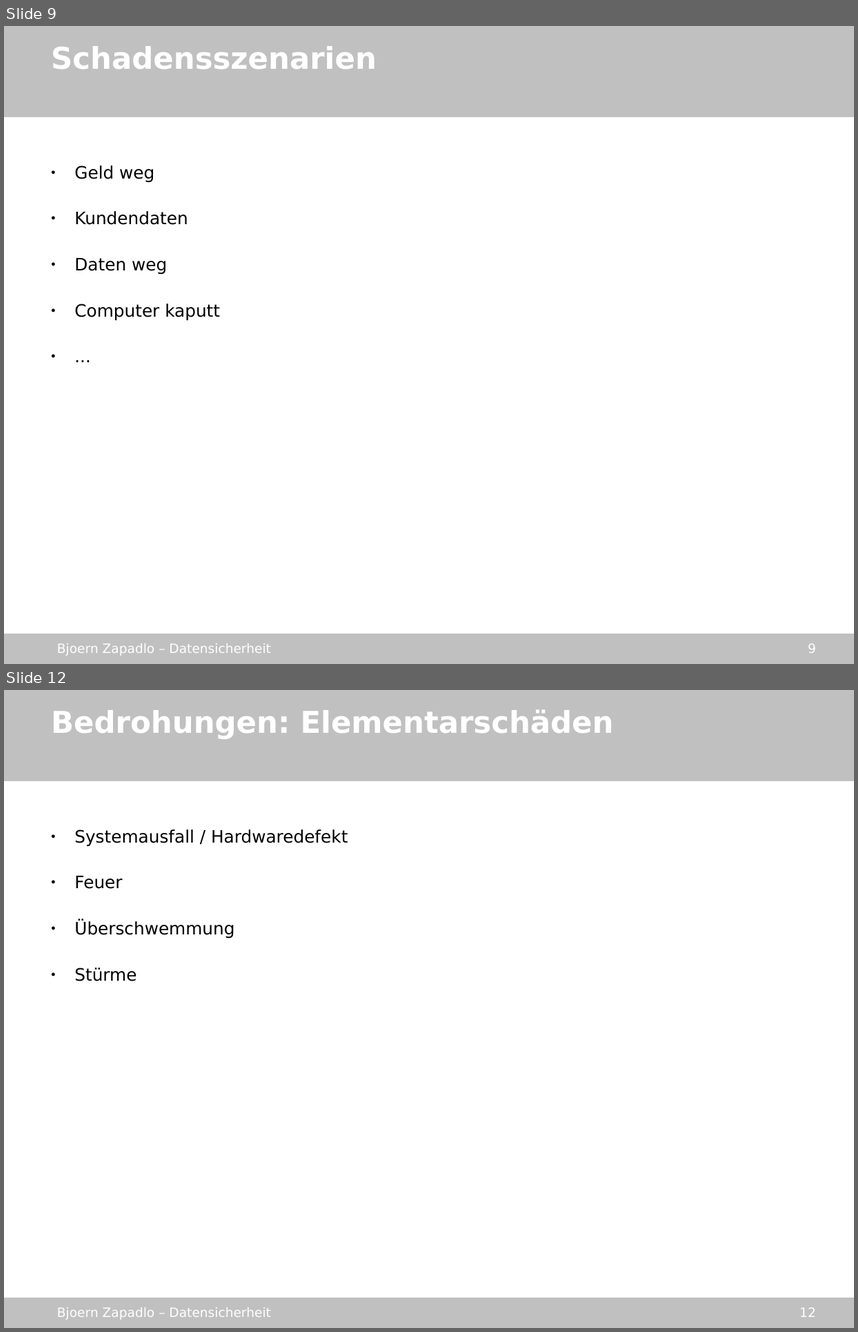
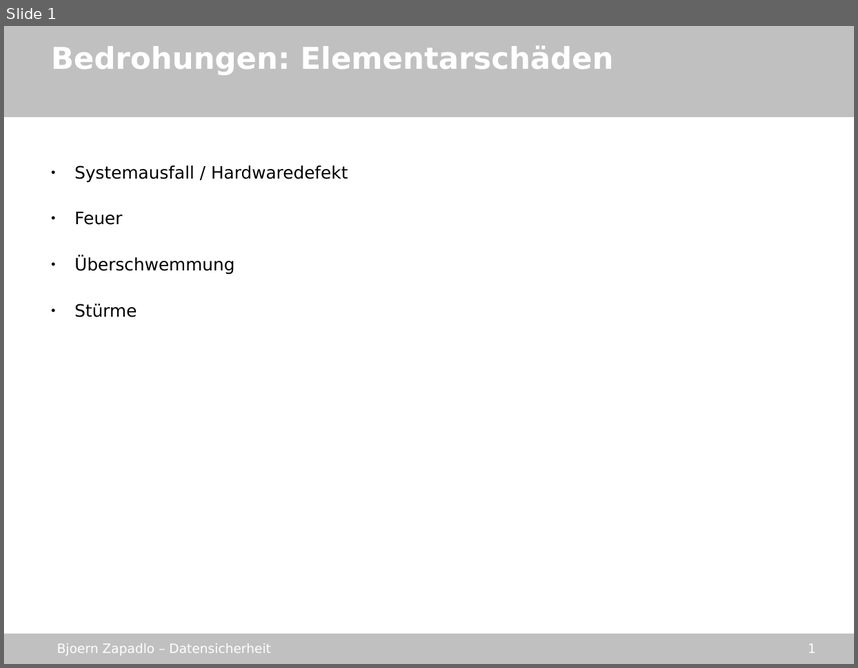
Before and after one commit to gmb2012/sae-datasecurity, a slide deck: stuff/datensicherheit_sae.odp. Shown one above the other, each under a label of ours: slides 9 and 12 before the commit, slide 1 after it; the slides between them are not shown. The pictures are 858x1332 and 858x668 pixels, drawn with LibreOffice and Linux fonts; fonts in the diff are those of the drawing; background and template pictures are left out. Boxes give left, top, right and bottom in pixels: in the first picture for what was removed or moved away, otherwise in the second. Text is boxed around its words. In the diff, an @@ line names an element or a change of style, - is before the commit and + after.

```diff
--- a/stuff/datensicherheit_sae.odp
+++ b/stuff/datensicherheit_sae.odp
@@ slide 9 removed at (4,26,854,664), background picture (left out); not listed: 4 template elements that a slide beside it also shows @@
@@ text removed at (51,46,377,69) @@
-Schadensszenarien
@@ text removed at (74,165,220,321) @@
-● Geld weg
-● Kundendaten
-● Daten weg
-● Computer kaputt
-● ...
@@ what was slide 12 is now slide 1 @@
@@ page number at (808,644,816,653): text changed @@
-12
+1
```
Also in this commit, not shown: 2 slides changed, 10 other slides removed, 4 other files.
